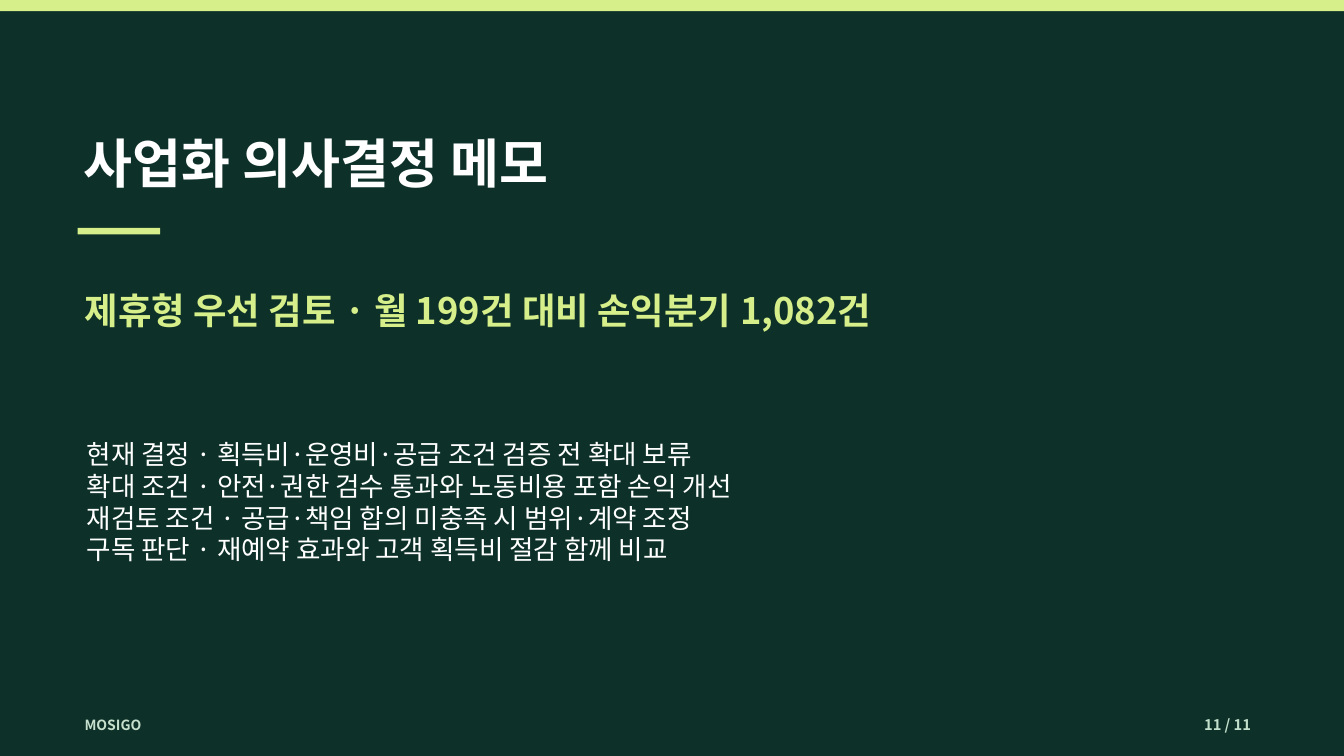
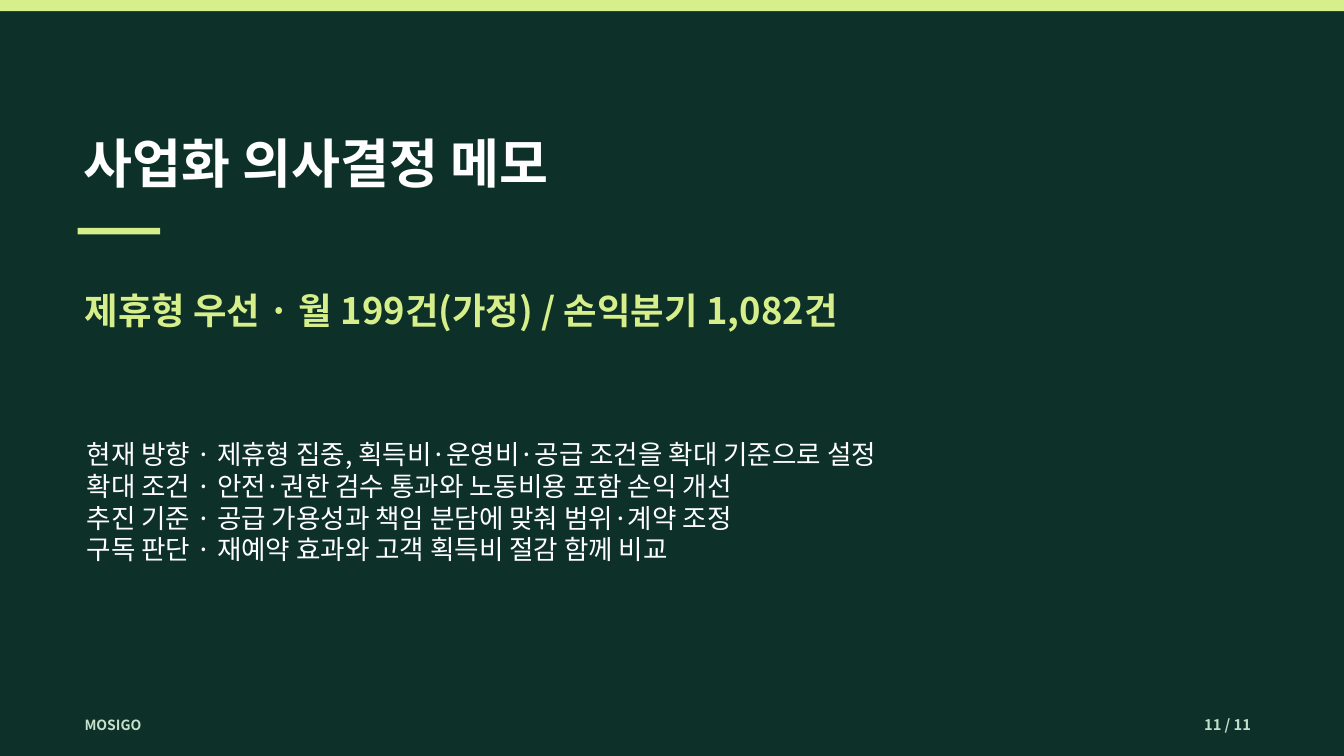
Before and after one commit to dohyunkimmm/mosigo-case-study, a slide deck: slide 11 of downloads/mosigo_report.pptx. Drawn at 1344x756 pixels with LibreOffice and Linux fonts; fonts in the diff are those of the drawing. Boxes give left, top, right and bottom in pixels: in the first picture for what was removed or moved away, otherwise in the second. Text is boxed around its words. In the diff, an @@ line names an element or a change of style, - is before the commit and + after.

```diff
--- a/downloads/mosigo_report.pptx
+++ b/downloads/mosigo_report.pptx
@@ text at (85, 293, 837, 332): text changed @@
-제휴형 우선 검토 · 월 199건 대비 손익분기 1,082건
+제휴형 우선 · 월 199건(가정) / 손익분기 1,082건
@@ text at (87, 441, 876, 469): text changed @@
-현재 결정 · 획득비·운영비·공급 조건 검증 전 확대 보류
+현재 방향 · 제휴형 집중, 획득비·운영비·공급 조건을 확대 기준으로 설정
@@ text at (87, 506, 732, 530): text changed @@
-재검토 조건 · 공급·책임 합의 미충족 시 범위·계약 조정
+추진 기준 · 공급 가용성과 책임 분담에 맞춰 범위·계약 조정
```
Also in this commit, not shown: 4 other slides changed, 11 other files.
